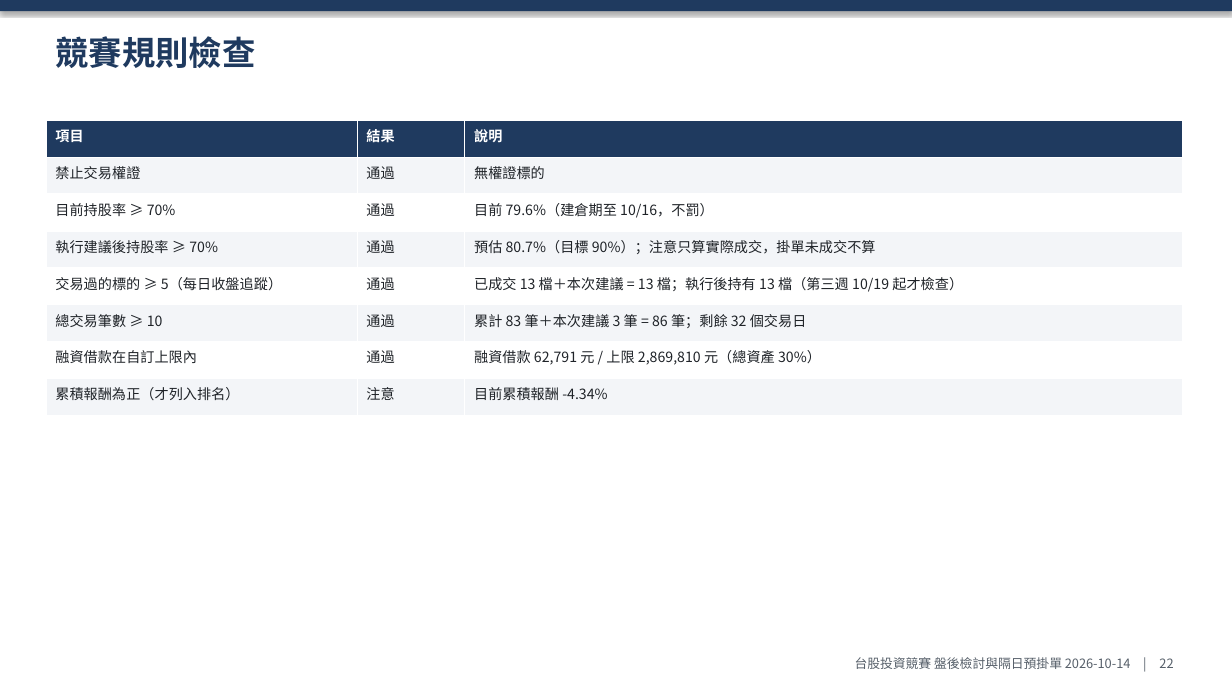
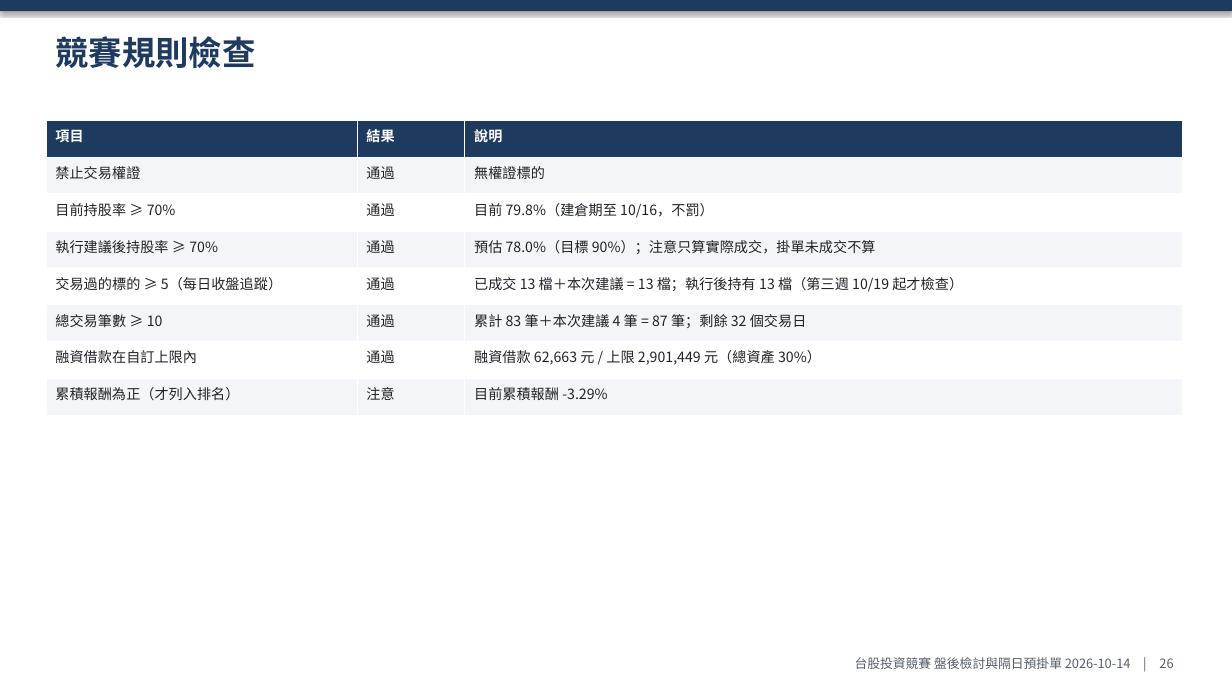
Before and after one commit to ZHANGFU-XIANG/xq, a slide deck: slide 26 of reports/2026-10/2026-10-14_盤後檢討與隔日預掛單.pptx (slide 22 before the commit). Drawn at 1232x693 pixels with LibreOffice and Linux fonts; fonts in the diff are those of the drawing. Boxes give left, top, right and bottom in pixels: in the first picture for what was removed or moved away, otherwise in the second. Text is boxed around its words. In the diff, an @@ line names an element or a change of style, - is before the commit and + after.

```diff
--- a/reports/2026-10/2026-10-14_盤後檢討與隔日預掛單.pptx
+++ b/reports/2026-10/2026-10-14_盤後檢討與隔日預掛單.pptx
@@ table at <box>46,120,1184,416</box> @@
-row 3, column 3: 目前 79.6%（建倉期至 10/16，不罰）
+row 3, column 3: 目前 79.8%（建倉期至 10/16，不罰）
-row 4, column 3: 預估 80.7%（目標 90%）；注意只算實際成交，掛單未成交不算
+row 4, column 3: 預估 78.0%（目標 90%）；注意只算實際成交，掛單未成交不算
-row 6, column 3: 累計 83 筆＋本次建議 3 筆 = 86 筆；剩餘 32 個交易日
+row 6, column 3: 累計 83 筆＋本次建議 4 筆 = 87 筆；剩餘 32 個交易日
-row 7, column 3: 融資借款 62,791 元 / 上限 2,869,810 元（總資產 30%）
+row 7, column 3: 融資借款 62,663 元 / 上限 2,901,449 元（總資產 30%）
-row 8, column 3: 目前累積報酬 -4.34%
+row 8, column 3: 目前累積報酬 -3.29%
@@ text at <box>855,657,1173,669</box>: text changed @@
-台股投資競賽 盤後檢討與隔日預掛單 2026-10-14 | 22
+台股投資競賽 盤後檢討與隔日預掛單 2026-10-14 | 26
```
Also in this commit, not shown: 22 other slides changed, 4 slides added, 13 other files.
